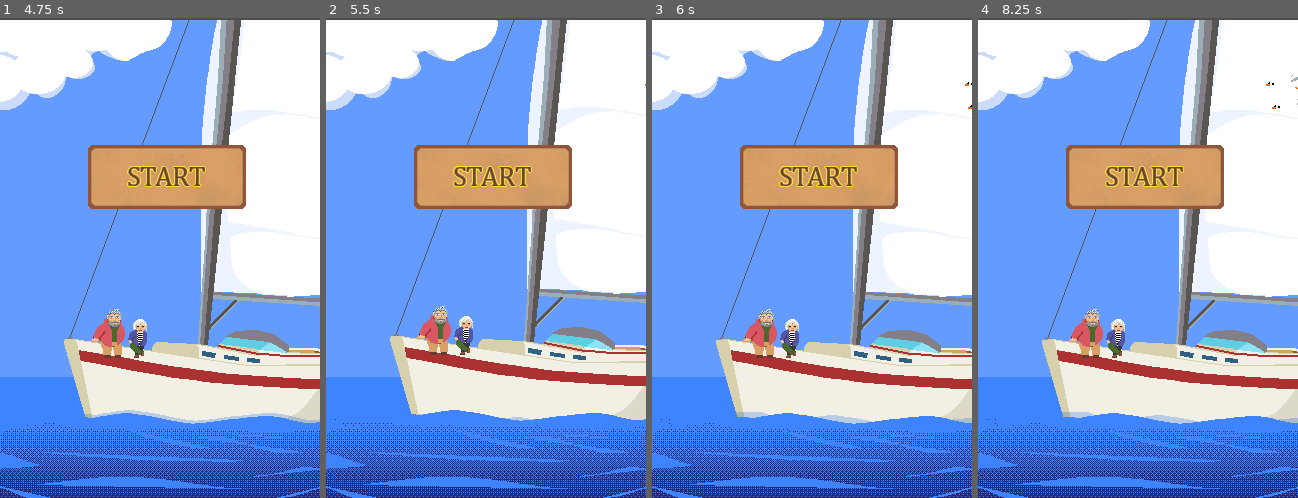
Above: before the commit, frames 1-4 (left to right).
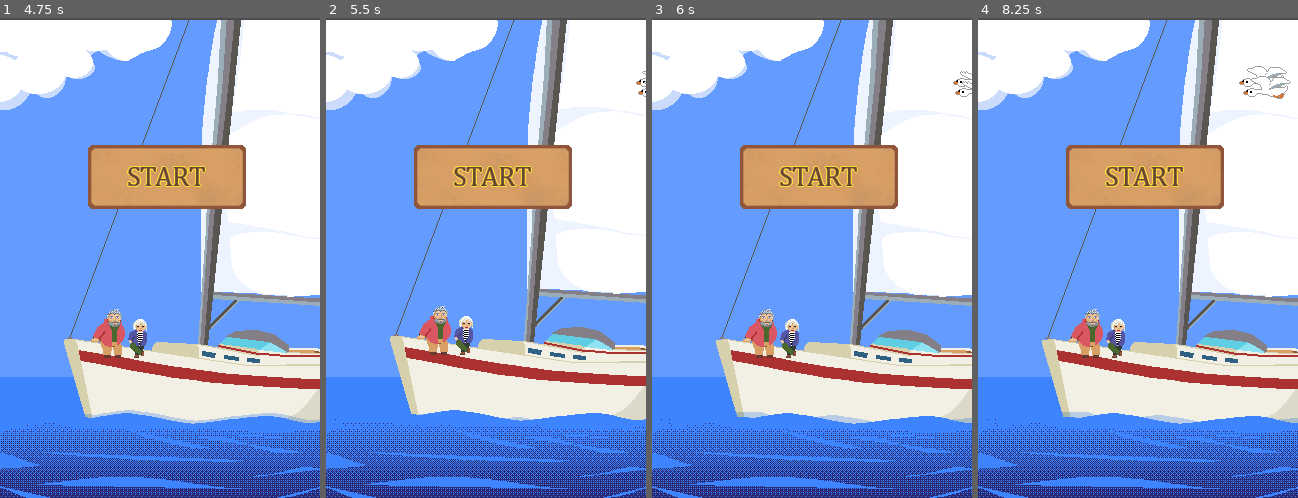
Above: after the commit, the same moments.

Repository: Maxic/fish-game
Game: Godot game, scene res://scenes/main_menu.tscn
The game is run twice, just before and just after one commit, with the same random seed, the same clock (stepped at 60 frames per second) and the same inputs.
Inputs:
- Up to frame 1 (4.75 s): hold D (right) 0.53-1.28 s; hold S (down) 1.28-2.03 s; hold D (right) 2.03-2.78 s; hold W (up) 2.78-3.53 s; hold A (left) from 3.53 s (still down)
- Up to frame 2 (5.5 s): release A (left) at 5.03 s; hold S (down) from 5.03 s (still down)
- Up to frame 3 (6 s): release S (down) at 5.78 s; hold D (right) from 5.78 s (still down)
- Up to frame 4 (8.25 s): release D (right) at 6.53 s; hold W (up) 6.53-7.28 s; hold D (right) 7.28-8.03 s; hold S (down) from 8.03 s (still down)

Frame 1 is identical in both runs. In frame 2, less than 0.1% of the frame differs, in the area x 96-100%, y 11-17%; in frame 3, 0.1%; in frame 4, 0.3%, in the area x 81-100%, y 10-19%.

Commit message:
fix zwaan, better chest handling, add victory music

Diff:
--- a/project.godot
+++ b/project.godot
@@ -23,6 +23,7 @@
 
 window/size/viewport_width=320
 window/size/viewport_height=480
+window/size/mode=2
 window/stretch/mode="viewport"
 
 [input]
--- a/scenes/background.tscn
+++ b/scenes/background.tscn
@@ -29,7 +29,7 @@
 }]
 
 [sub_resource type="RectangleShape2D" id="RectangleShape2D_q43xv"]
-size = Vector2(71, 351.75)
+size = Vector2(36.4998, 71.8749)
 
 [sub_resource type="RectangleShape2D" id="RectangleShape2D_6y666"]
 size = Vector2(79.9988, 320.272)
@@ -74,6 +74,8 @@
 position = Vector2(3337, -160)
 rotation = -1.5708
 collision_layer = 3
+linear_damp = 2.0
+angular_damp = 2.0
 
 [node name="seaweeds" type="Node2D" parent="."]
 
@@ -144,11 +146,25 @@
 scale = Vector2(2, 2)
 sprite_frames = SubResource("SpriteFrames_bapc0")
 
-[node name="StaticBody2D" type="StaticBody2D" parent="."]
+[node name="bottom" type="StaticBody2D" parent="."]
 position = Vector2(3397, -148)
 
-[node name="CollisionShape2D" type="CollisionShape2D" parent="StaticBody2D"]
-position = Vector2(14, -17)
+[node name="CollisionShape2D" type="CollisionShape2D" parent="bottom"]
+position = Vector2(-5.00048, -14.0123)
+shape = SubResource("RectangleShape2D_q43xv")
+
+[node name="bottomLeft" type="StaticBody2D" parent="."]
+position = Vector2(3344, 53.9879)
+
+[node name="CollisionShape2D" type="CollisionShape2D" parent="bottomLeft"]
+position = Vector2(17.9995, -160)
+shape = SubResource("RectangleShape2D_q43xv")
+
+[node name="bottomRight" type="StaticBody2D" parent="."]
+position = Vector2(3344, -53.0121)
+
+[node name="CollisionShape2D" type="CollisionShape2D" parent="bottomRight"]
+position = Vector2(17.9995, -160)
 shape = SubResource("RectangleShape2D_q43xv")
 
 [node name="check_for_chest_area" type="Area2D" parent="."]
@@ -160,6 +176,7 @@
 shape = SubResource("RectangleShape2D_6y666")
 
 [node name="win_area" type="Area2D" parent="."]
+position = Vector2(224, -0.000810878)
 
 [node name="CollisionShape2D" type="CollisionShape2D" parent="win_area"]
 position = Vector2(73.2494, -165)
--- a/scenes/zwaan.tscn
+++ b/scenes/zwaan.tscn
@@ -1,7 +1,28 @@
-[gd_scene load_steps=9 format=3 uid="uid://c0mx85xhk08q2"]
+[gd_scene load_steps=15 format=3 uid="uid://c0mx85xhk08q2"]
 
 [ext_resource type="Texture2D" uid="uid://ddvjffgx6k6r4" path="res://sprite_assets/zwaan.png" id="1_inchi"]
+[ext_resource type="Texture2D" uid="uid://5nc06334srwd" path="res://sprite_assets/zwaan-sheet.png" id="1_xre3i"]
 [ext_resource type="Script" path="res://scripts/zwaan.gd" id="2_6rs43"]
+
+[sub_resource type="AtlasTexture" id="AtlasTexture_hc0qx"]
+atlas = ExtResource("1_xre3i")
+region = Rect2(0, 0, 52, 28)
+
+[sub_resource type="AtlasTexture" id="AtlasTexture_16vyh"]
+atlas = ExtResource("1_xre3i")
+region = Rect2(52, 0, 52, 28)
+
+[sub_resource type="AtlasTexture" id="AtlasTexture_oewam"]
+atlas = ExtResource("1_xre3i")
+region = Rect2(104, 0, 52, 28)
+
+[sub_resource type="AtlasTexture" id="AtlasTexture_m53ej"]
+atlas = ExtResource("1_xre3i")
+region = Rect2(156, 0, 52, 28)
+
+[sub_resource type="AtlasTexture" id="AtlasTexture_evjfd"]
+atlas = ExtResource("1_xre3i")
+region = Rect2(208, 0, 52, 28)
 
 [sub_resource type="AtlasTexture" id="AtlasTexture_kynby"]
 atlas = ExtResource("1_inchi")
@@ -27,6 +48,26 @@
 animations = [{
 "frames": [{
 "duration": 1.0,
+"texture": SubResource("AtlasTexture_hc0qx")
+}, {
+"duration": 1.0,
+"texture": SubResource("AtlasTexture_16vyh")
+}, {
+"duration": 1.0,
+"texture": SubResource("AtlasTexture_oewam")
+}, {
+"duration": 1.0,
+"texture": SubResource("AtlasTexture_m53ej")
+}, {
+"duration": 1.0,
+"texture": SubResource("AtlasTexture_evjfd")
+}],
+"loop": true,
+"name": &"flying",
+"speed": 5.0
+}, {
+"frames": [{
+"duration": 1.0,
 "texture": SubResource("AtlasTexture_kynby")
 }, {
 "duration": 1.0,
@@ -48,6 +89,6 @@
 
 [node name="zwaan" type="AnimatedSprite2D"]
 sprite_frames = SubResource("SpriteFrames_drm0o")
-animation = &"new_animation"
-autoplay = "new_animation"
+animation = &"flying"
+autoplay = "flying"
 script = ExtResource("2_6rs43")
--- a/scripts/background.gd
+++ b/scripts/background.gd
@@ -18,8 +18,6 @@
 
 	if GameState.chest_grabbed:
 		scroll_up = true
-
-
 
 func _on_visible_on_screen_notifier_2d_mid_screen_exited():
 	GameState.middle_reached = true
--- a/scripts/main_menu.gd
+++ b/scripts/main_menu.gd
@@ -6,11 +6,9 @@
 func _ready():
 	pass # Replace with function body.
 
-
 # Called every frame. 'delta' is the elapsed time since the previous frame.
 func _process(delta):
 	pass
 
-
 func _on_button_pressed():
 	SceneManager.goto_main_game()
--- a/scripts/zwaan_spawn.gd
+++ b/scripts/zwaan_spawn.gd
@@ -12,10 +12,10 @@
 func _process(delta):
 	time += delta
 	if time > 3:
-		var zwaan_amount = randi_range(0,3)
+		var zwaan_amount = randi_range(0,2)
 		for x in zwaan_amount:
 			var zwaan_inst = zwaan_scene.instantiate()
-			zwaan_inst.position = Vector2(window_size.x+50, randi_range(10,100))
-			zwaan_inst.speed = 10+randi_range(0,5)
+			zwaan_inst.position = Vector2(randi_range(window_size.x+50, window_size.x+80), randi_range(10,100))
+			zwaan_inst.speed = 10+randi_range(5,15)
 			add_child(zwaan_inst)
 			time = -10
Not shown, added: sprite_assets/DKTheme64.ogg.mp3.import
Binary file added: sprite_assets/zwaan-sheet.png
Not shown, added: sprite_assets/zwaan-sheet.png.import
Not shown, added: sprite_assets/DKTheme64.ogg.mp3
